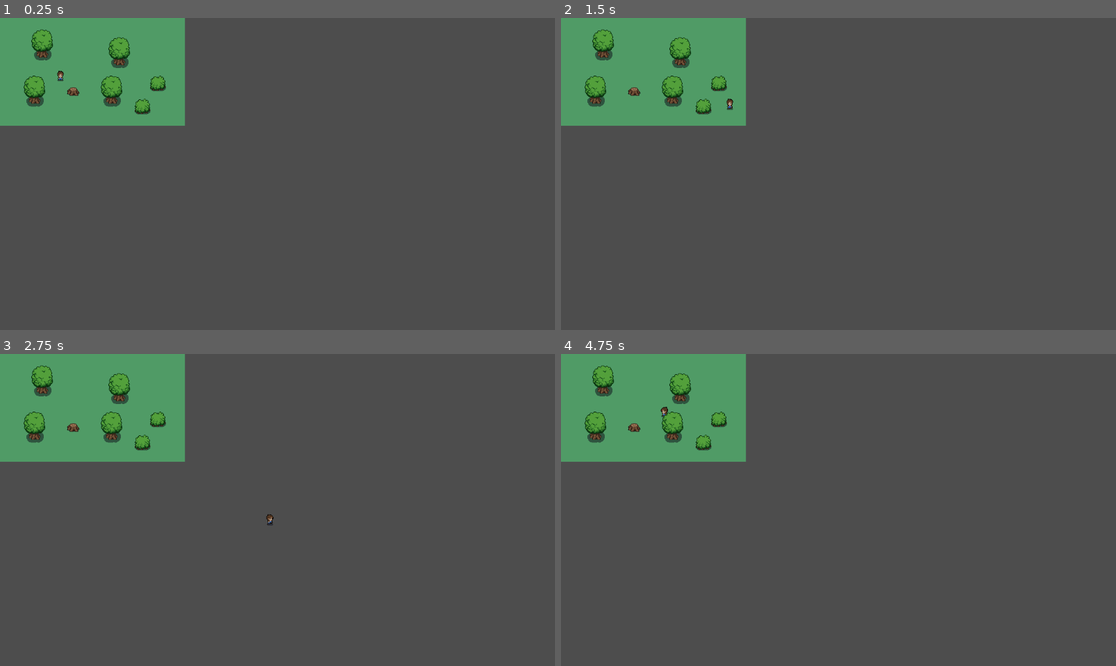
Above: before the commit, frames 1-4 (two rows, left to right).
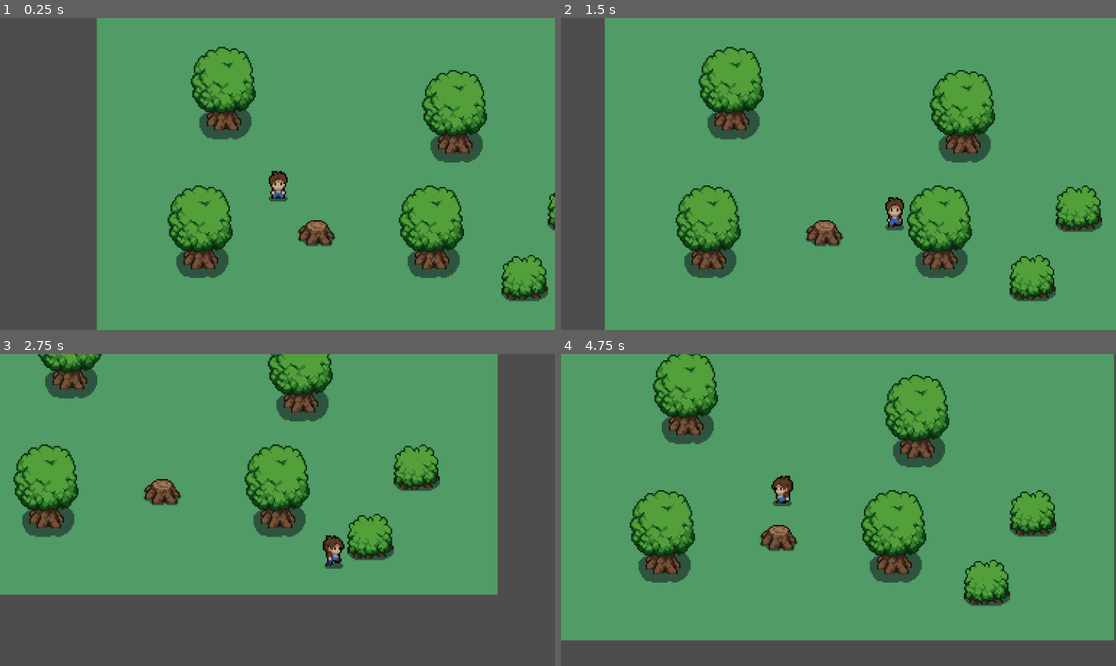
Above: after the commit, the same moments.

Repository: kurt-hu/2DRPG
Game: Godot game, scene res://scenes/world.tscn
Same seed, same stepped clock (60 frames per second), same inputs: the game is played once before the commit and once after it.
Inputs:
- Up to frame 1 (0.25 s): no input
- Up to frame 2 (1.5 s): tap Enter at 0.5 s; hold Right (ui_right) 0.53-1.28 s; hold Down (ui_down) from 1.28 s (still down)
- Up to frame 3 (2.75 s): release Down (ui_down) at 2.03 s; hold Right (ui_right) from 2.03 s (still down)
- Up to frame 4 (4.75 s): release Right (ui_right) at 2.78 s; hold Up (ui_up) 2.78-3.53 s; hold Left (ui_left) from 3.53 s (still down)

The runs differ from the first frame. In frame 1, 84% of the frame differs, in the area x 0-100%, y 0-100%; in frame 2, 89%; in frame 3, 61%; in frame 4, 83%.

Commit message:
tune player movement

Diff:
--- a/scenes/player.tscn
+++ b/scenes/player.tscn
@@ -427,3 +427,8 @@
 [node name="CollisionShape2D" type="CollisionShape2D" parent="."]
 position = Vector2(1, 13)
 shape = SubResource("CircleShape2D_hcy7w")
+
+[node name="Camera2D" type="Camera2D" parent="."]
+zoom = Vector2(3, 3)
+drag_horizontal_enabled = true
+drag_vertical_enabled = true
--- a/scripts/player.gd
+++ b/scripts/player.gd
@@ -1,6 +1,6 @@
 extends CharacterBody2D
 
-const SPEED = 300.0
+const SPEED = 100.0
 var current_dir = "none"
 
 func _ready():
@@ -10,58 +10,51 @@
 	player_movement(delta)
 
 func player_movement(delta):
-	if Input.is_action_pressed("ui_right"):
+	var dx = 0
+	var dy = 0
+
+	if Input.is_action_pressed("ui_down") or Input.is_key_pressed(KEY_S):
+		current_dir = "down"
+		dy += SPEED
+	if Input.is_action_pressed("ui_up") or Input.is_key_pressed(KEY_W):
+		current_dir = "up"
+		dy -= SPEED
+	if Input.is_action_pressed("ui_right") or Input.is_key_pressed(KEY_D):
 		current_dir = "right"
-		play_anim(1)
-		velocity.x = SPEED
-		velocity.y = 0
-	elif Input.is_action_pressed("ui_left"):
+		dx += SPEED
+	if Input.is_action_pressed("ui_left") or Input.is_key_pressed(KEY_A):
 		current_dir = "left"
-		play_anim(1)
-		velocity.x = -SPEED
-		velocity.y = 0
-	elif Input.is_action_pressed("ui_down"):
-		current_dir = "down"
-		play_anim(1)
-		velocity.x = 0
-		velocity.y = SPEED
-	elif Input.is_action_pressed("ui_up"):
-		current_dir = "up"
-		play_anim(1)
-		velocity.x = 0
-		velocity.y = -SPEED
-	else:
-		play_anim(0)
-		velocity.x = 0
-		velocity.y = 0
+		dx -= SPEED
+
+	velocity.x = dx
+	velocity.y = dy
+
+	play_anim(dx, dy)
 
 	move_and_slide()
 
-func play_anim(movement):
+func play_anim(dx: int, dy: int):
 	var dir = current_dir
 	var anim = $AnimatedSprite2D
+	var idle: bool = dx == 0 and dy == 0
 
-	if dir == "right":
+	if dir == "left":
+		anim.flip_h = true
+	else:
 		anim.flip_h = false
-		if movement == 1:
+
+	if dir == "right" or dir == "left":
+		if idle:
+			anim.play("side_idle")
+		else:
 			anim.play("side_walk")
-		elif movement == 0:
-			anim.play("side_idle")
-	elif dir == "left":
-		anim.flip_h = true
-		if movement == 1:
-			anim.play("side_walk")
-		elif movement == 0:
-			anim.play("side_idle")
 	elif dir == "down":
-		anim.flip_h = false
-		if movement == 1:
+		if idle:
+			anim.play("front_idle")
+		else:
 			anim.play("front_walk")
-		elif movement == 0:
-			anim.play("front_idle")
 	elif dir == "up":
-		anim.flip_h = false
-		if movement == 1:
+		if idle:
+			anim.play("back_idle")
+		else:
 			anim.play("back_walk")
-		elif movement == 0:
-			anim.play("back_idle")
